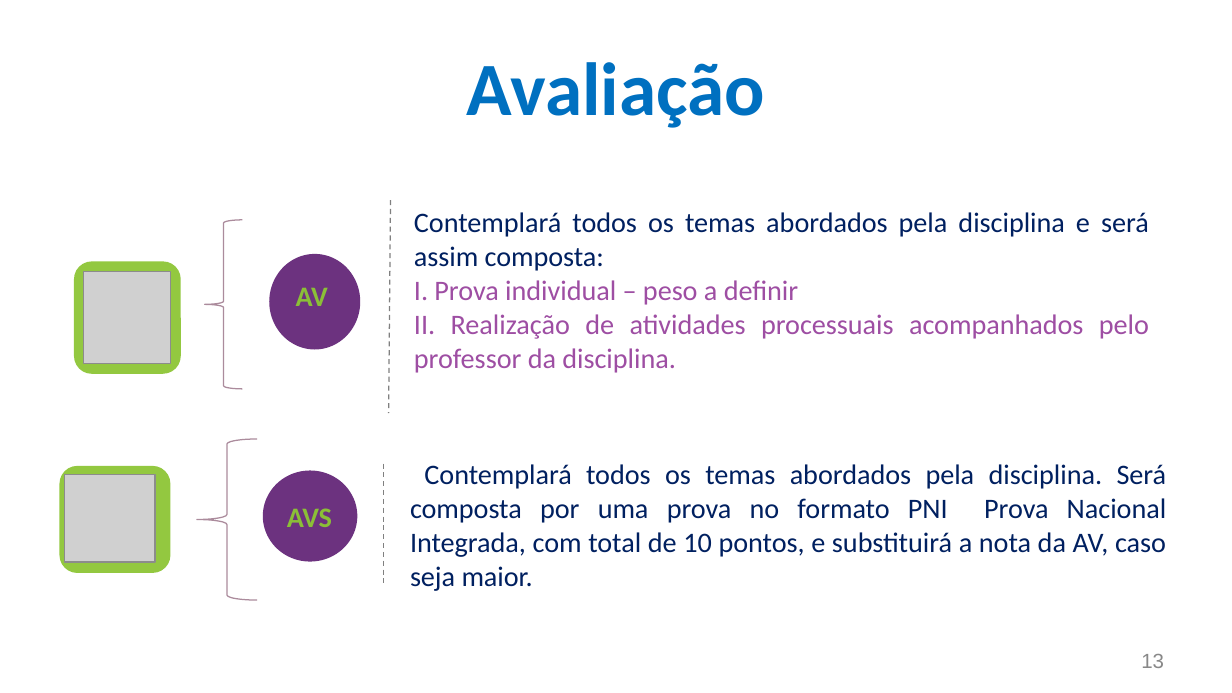
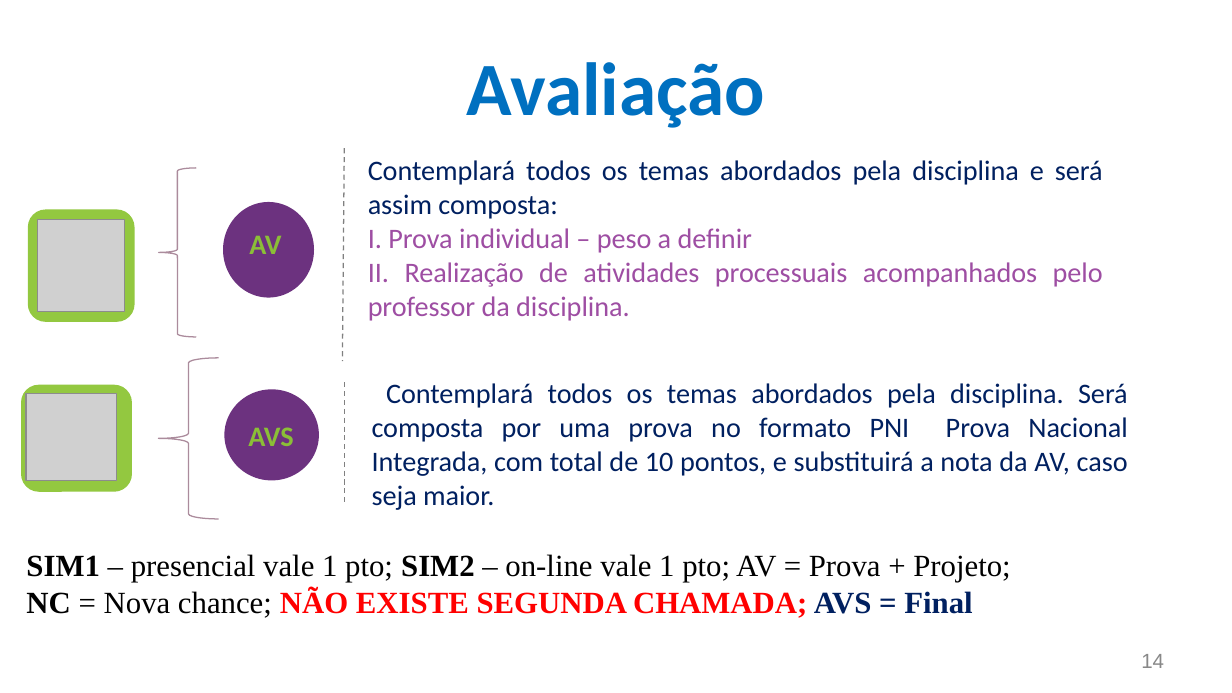
Before and after one commit to CloudEducationBrazil/WydenUniRuyPythonRAD, a slide deck: slide 14 of 01 Classes/Apresentação - Desenvolvimento RAD Python.pptx (slide 13 before the commit). Drawn at 1232x693 pixels with LibreOffice and Linux fonts; fonts in the diff are those of the drawing; grey boxes stand for pictures; background and template pictures are left out. Boxes give left, top, right and bottom in pixels: in the first picture for what was removed or moved away, otherwise in the second. Text is boxed around its words. In the diff, an @@ line names an element or a change of style, - is before the commit and + after.

```diff
--- a/01 Classes/Apresentação - Desenvolvimento RAD Python.pptx
+++ b/01 Classes/Apresentação - Desenvolvimento RAD Python.pptx
@@ 2 texts, 1 left brace, 1 rounded rectangle, 1 ellipse, 1 line: place and size @@
-2 texts, 1 left brace, 1 rounded rectangle, 1 ellipse, 1 line at bbox=[74, 200, 1149, 413]
+2 texts, 1 left brace, 1 rounded rectangle, 1 ellipse, 1 line at bbox=[28, 148, 1103, 361]
@@ picture: place and size @@
-picture at bbox=[84, 272, 171, 365]
+picture at bbox=[37, 219, 124, 312]
@@ 2 texts, 1 picture, 1 left brace, 1 rounded rectangle, 1 ellipse, 1 line: place and size @@
-2 texts, 1 picture, 1 left brace, 1 rounded rectangle, 1 ellipse, 1 line at bbox=[59, 439, 1167, 600]
+2 texts, 1 picture, 1 left brace, 1 rounded rectangle, 1 ellipse, 1 line at bbox=[21, 357, 1128, 519]
@@ text added at bbox=[26, 554, 1010, 618], 18 pt, text #000000 @@
+SIM1 – presencial vale 1 pto; SIM2 – on-line vale 1 pto; AV = Prova + Projeto;
+NC = Nova chance; NÃO EXISTE SEGUNDA CHAMADA; AVS = Final
@@ page number at bbox=[1141, 654, 1164, 668]: text changed @@
-13
+14
```
Also in this commit, not shown: 1 other slide changed, 1 slide added, 3 slides removed, 1 other file.
